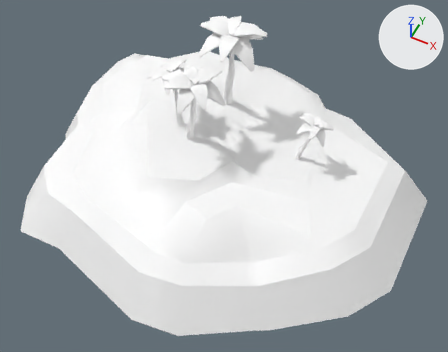
What one commit did to the FBX model Assets/Game/[M]odels/[M]Environment/Island_2.fbx.
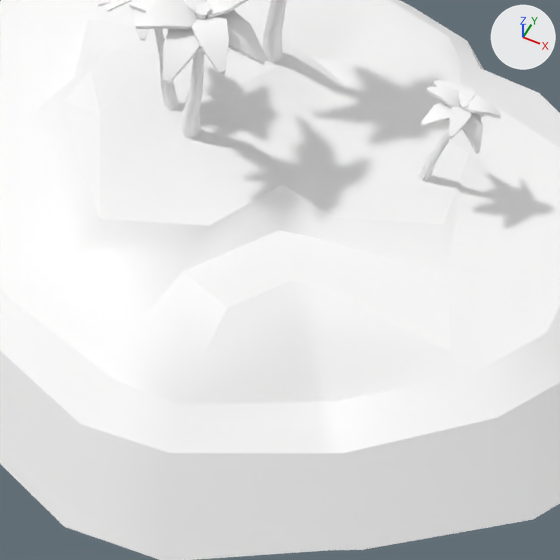
Each version is shown whole from a 50 mm camera at (-3.1, -39.6, 54.3) aimed at (-24.9, 3.9, -0.1), then close up on the part from 23% to 81% of the width and 22% to 95% of the height. Every picture has the same lights, and +X, +Y and +Z are marked at upper right. Where no turn or scale is listed for an object, it has been applied to the vertices.

The first close-up shows 'Island_2', 'Palm_1', 'Palm_2', 'Palm_3', 'Palm_4'.
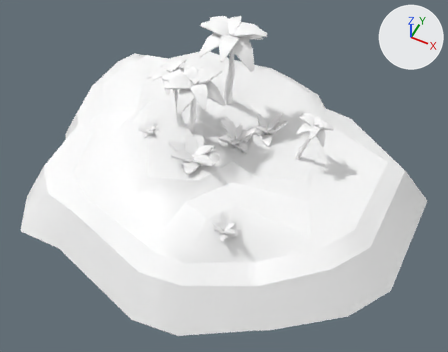
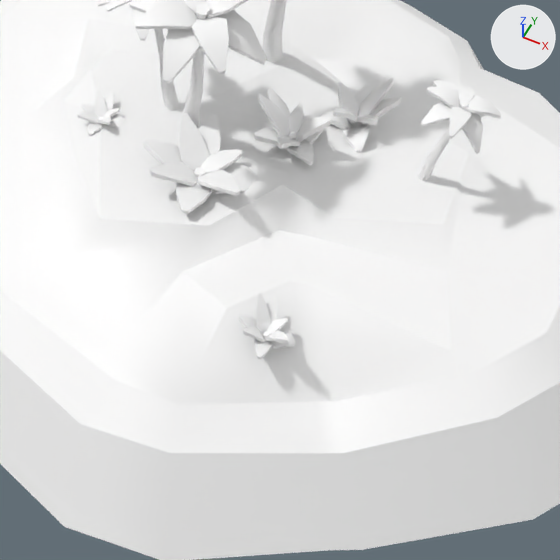
The newer file is also turned or shifted as a whole; pictures and numbers use the older file's frame.

Boxes (x1, y1, x2, y2) around the edits, measured in the close-ups (560 x 560 px):
```json
{"object": "Bush_9", "change": "added", "after": [144, 113, 255, 213]}
{"object": "Bush_1", "change": "added", "after": [254, 88, 331, 165]}
{"object": "Bush_8", "change": "added", "after": [321, 78, 401, 153]}
{"object": "Bush_10", "change": "added", "after": [238, 293, 295, 359]}
{"object": "Bush_11", "change": "added", "after": [78, 90, 126, 135]}
```

Edits to the scene script, one JSON object a line:
```json
{"op": "add", "block": "me_mesh_008", "code": ["me_mesh_008 = bpy.data.meshes.new('Mesh.008')", "me_mesh_008.from_pydata(...)  # 139 vertices, 106 faces; spans x -1.51..1.38, y -1.25..1.83, z -0.3..2.38", "me_mesh_008.materials.append(mat_mat_game)  # its picture is missing"]}
{"op": "add", "block": "me_mesh_007", "code": ["me_mesh_007 = bpy.data.meshes.new('Mesh.007')", "me_mesh_007.from_pydata(...)  # 139 vertices, 106 faces; spans x -3.41..2.78, y -2.77..3.63, z -0.31..2.39", "me_mesh_007.materials.append(mat_mat_game)  # its picture is missing"]}
{"op": "add", "block": "me_mesh_006", "code": ["me_mesh_006 = bpy.data.meshes.new('Mesh.006')", "me_mesh_006.from_pydata(...)  # 139 vertices, 106 faces; spans x -1.88..2.26, y -1.69..2.66, z -0.47..3.36", "me_mesh_006.materials.append(mat_mat_game)  # its picture is missing"]}
{"op": "add", "block": "me_mesh_009", "code": ["me_mesh_009 = bpy.data.meshes.new('Mesh.009')", "me_mesh_009.from_pydata(...)  # 139 vertices, 106 faces; spans x -1.62..1.29, y -1.22..1.66, z -0.2..1.39", "me_mesh_009.materials.append(mat_mat_game)  # its picture is missing"]}
{"op": "add", "block": "me_mesh_005", "code": ["me_mesh_005 = bpy.data.meshes.new('Mesh.005')", "me_mesh_005.from_pydata(...)  # 139 vertices, 106 faces; spans x -2.21..1.79, y -2.02..2.02, z -0.46..3.65", "me_mesh_005.materials.append(mat_mat_game)  # its picture is missing"]}
{"op": "add", "block": "ob_bush_10", "code": ["ob_bush_10 = bpy.data.objects.new('Bush_10', me_mesh_008)", "ob_bush_10.location = (-20.9, -3.88, -0.25)"]}
{"op": "add", "block": "ob_bush_9", "code": ["ob_bush_9 = bpy.data.objects.new('Bush_9', me_mesh_007)", "ob_bush_9.location = (-27.96, 2.69, 1.87)"]}
{"op": "add", "block": "ob_bush_8", "code": ["ob_bush_8 = bpy.data.objects.new('Bush_8', me_mesh_006)", "ob_bush_8.location = (-22.9, 11.08, 0.24)"]}
{"op": "add", "block": "ob_bush_11", "code": ["ob_bush_11 = bpy.data.objects.new('Bush_11', me_mesh_009)", "ob_bush_11.location = (-34.97, 4.27, 1.8)"]}
{"op": "add", "block": "ob_bush_1", "code": ["ob_bush_1 = bpy.data.objects.new('Bush_1', me_mesh_005)", "ob_bush_1.location = (-24.96, 8.04, 0.89)"]}
```
